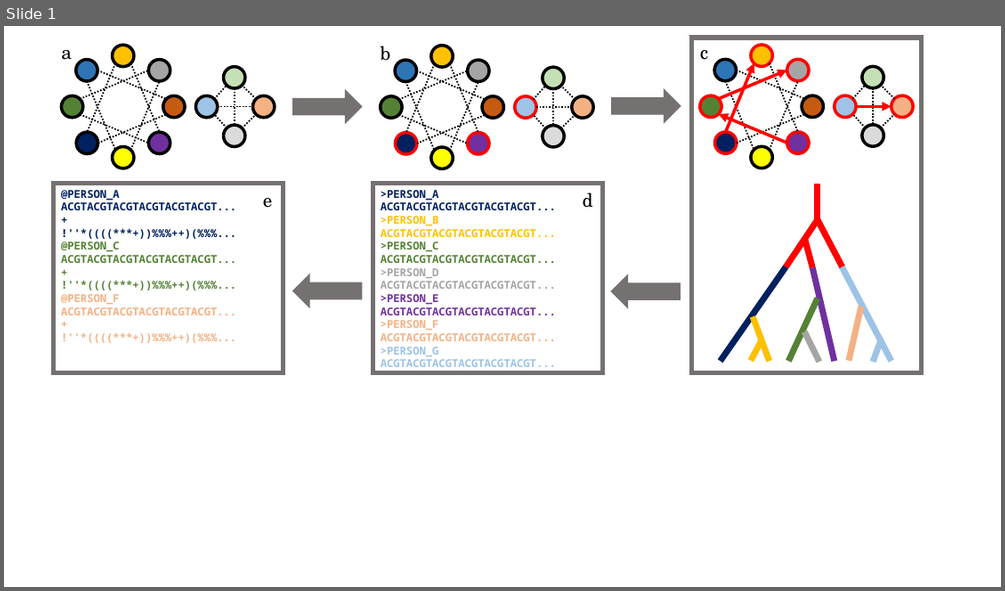
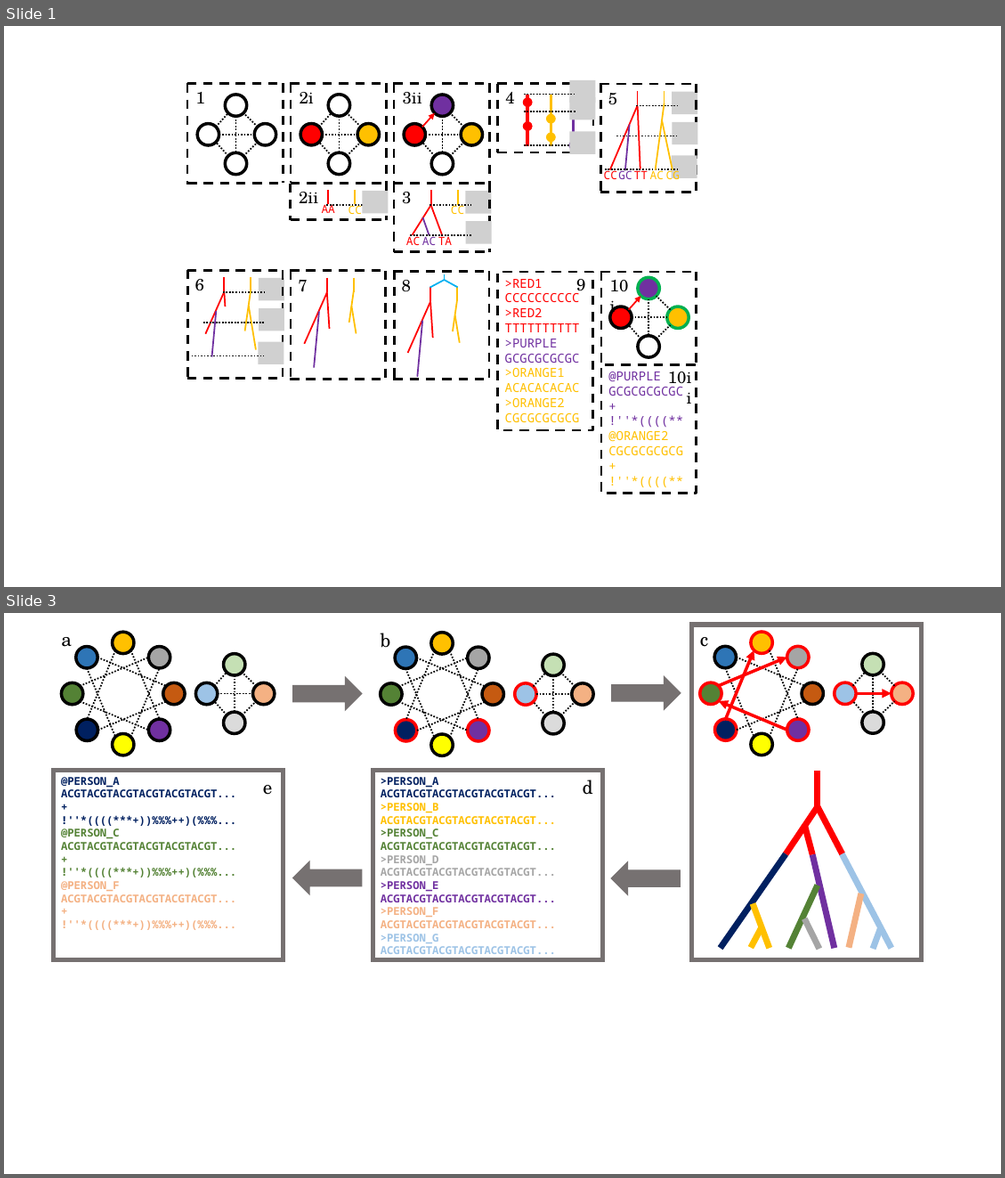
Before and after one commit to niemasd/FAVITES, a slide deck: figures/figures.pptx. Shown one above the other, each under a label of ours: slide 1 before the commit, slides 1 and 3 after it; the slides between them are not shown. The pictures are 1005x591 and 1005x1178 pixels, drawn with LibreOffice and Linux fonts; fonts in the diff are those of the drawing; grey boxes stand for pictures; background and template pictures are left out. Boxes give left, top, right and bottom in pixels: in the first picture for what was removed or moved away, otherwise in the second. Text is boxed around its words. In the diff, an @@ line names an element or a change of style, - is before the commit and + after.

```diff
--- a/figures/figures.pptx
+++ b/figures/figures.pptx
@@ slide 1 added at box(4, 26, 1001, 587), background #FFFFFF @@
@@ group added at box(187, 84, 283, 184): 10 lines, 4 ellipses, 1 text @@
+1
@@ group added at box(498, 79, 596, 154): 10 lines, 5 ellipses, 3 pictures, 1 text @@
+4
@@ group added at box(600, 84, 698, 192): 14 lines, 6 texts, 3 pictures @@
+5
+AC
+CC
+GC
+TT
+CG
@@ group added at box(291, 83, 388, 220): 16 lines, 4 ellipses, 4 texts, 1 picture @@
+2i
+2ii
+AA
+CC
@@ group added at box(394, 84, 492, 252): 19 lines, 6 texts, 4 ellipses, 2 pictures, 1 arrow @@
+3ii
+3
+AC
+AC
+TA
+CC
@@ group added at box(394, 271, 489, 379): 14 lines, 1 text @@
+8
@@ rectangle added at box(498, 272, 593, 431), outline #000000 2.25 pt dashed, 12 pt, text #FFC000 @@
+>RED1
+CCCCCCCCCC
+>RED2
+TTTTTTTTTT
+>PURPLE
+GCGCGCGCGC
+>ORANGE1
+ACACACACAC
+>ORANGE2
+CGCGCGCGCG
@@ text added at box(576, 279, 585, 295), 16 pt, text #000000 @@
+9
@@ group added at box(187, 270, 285, 378): 14 lines, 3 pictures, 1 text @@
+6
@@ group added at box(290, 270, 386, 379): 11 lines, 1 text @@
+7
@@ group added at box(600, 272, 699, 493): 8 lines, 4 ellipses, 2 texts, 1 arrow, 1 rectangle @@
+10i
+10ii
+@PURPLE
+GCGCGCGCGC
++
+!''*((((**
+@ORANGE2
+CGCGCGCGCG
++
+!''*((((**
@@ what was slide 1 is now slide 3 @@
```
Also in this commit, not shown: 1 other slide added.
